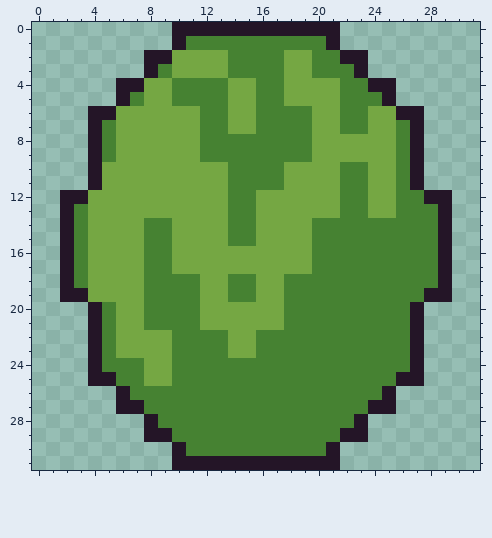
Two states of a pixel-art file, art/fruit/watermelon.aseprite. That is the earlier state.
32x32 pixels, 1 frame.
The result:
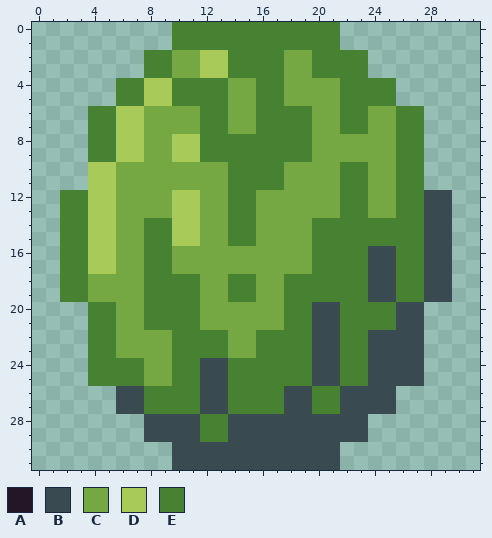
Palette (. is transparent): A #241527  B #394a50  C #75a743  D #a8ca58  E #468232
Diff:
--- layer "Layer 1"
@@ x 0..31 @@
- 0 ..........AAAAAAAAAAAA..........
- 1 ..........AEEEEEEEEEEA..........
- 2 ........AACCCCEEEECCEEAA........
- 3 ........AECCCCEEEECCEEEA........
- 4 ......AACCEEEECCEECCCCEEAA......
- 5 ......AECCEEEECCEECCCCEEEA......
- 6 ....AACCCCCCEECCEEEECCEECCAA....
- 7 ....AECCCCCCEECCEEEECCEECCEA....
- 8 ....AECCCCCCEEEEEEEECCCCCCEA....
- 9 ....AECCCCCCEEEEEEEECCCCCCEA....
-10 ....ACCCCCCCCCEEEECCCCEECCEA....
-11 ....ACCCCCCCCCEEEECCCCEECCEA....
-12 ..AACCCCCCCCCCEECCCCCCEECCEEAA..
-13 ..AECCCCCCCCCCEECCCCCCEECCEEEA..
-14 ..AECCCCEECCCCEECCCCEEEEEEEEEA..
-15 ..AECCCCEECCCCEECCCCEEEEEEEEEA..
-16 ..AECCCCEECCCCCCCCCCEEEEEEEEEA..
-17 ..AECCCCEECCCCCCCCCCEEEEEEEEEA..
-18 ..AECCCCEEEECCEECCEEEEEEEEEEEA..
-19 ..AACCCCEEEECCEECCEEEEEEEEEEAA..
-20 ....AECCEEEECCCCCCEEEEEEEEEA....
-21 ....AECCEEEECCCCCCEEEEEEEEEA....
-22 ....AECCCCEEEECCEEEEEEEEEEEA....
-23 ....AECCCCEEEECCEEEEEEEEEEEA....
-24 ....AEEECCEEEEEEEEEEEEEEEEEA....
-25 ....AAEECCEEEEEEEEEEEEEEEEAA....
-26 ......AEEEEEEEEEEEEEEEEEEA......
-27 ......AAEEEEEEEEEEEEEEEEAA......
-28 ........AEEEEEEEEEEEEEEA........
-29 ........AAEEEEEEEEEEEEAA........
-30 ..........AEEEEEEEEEEA..........
-31 ..........AAAAAAAAAAAA..........
+ 0 ..........EEEEEEEEEEEE..........
+ 1 ..........EEEEEEEEEEEE..........
+ 2 ........EECCDDEEEECCEEEE........
+ 3 ........EECCDDEEEECCEEEE........
+ 4 ......EEDDEEEECCEECCCCEEEE......
+ 5 ......EEDDEEEECCEECCCCEEEE......
+ 6 ....EEDDCCCCEECCEEEECCEECCEE....
+ 7 ....EEDDCCCCEECCEEEECCEECCEE....
+ 8 ....EEDDCCDDEEEEEEEECCCCCCEE....
+ 9 ....EEDDCCDDEEEEEEEECCCCCCEE....
+10 ....DDCCCCCCCCEEEECCCCEECCEE....
+11 ....DDCCCCCCCCEEEECCCCEECCEE....
+12 ..EEDDCCCCDDCCEECCCCCCEECCEEBB..
+13 ..EEDDCCCCDDCCEECCCCCCEECCEEBB..
+14 ..EEDDCCEEDDCCEECCCCEEEEEEEEBB..
+15 ..EEDDCCEEDDCCEECCCCEEEEEEEEBB..
+16 ..EEDDCCEECCCCCCCCCCEEEEBBEEBB..
+17 ..EEDDCCEECCCCCCCCCCEEEEBBEEBB..
+18 ..EECCCCEEEECCEECCEEEEEEBBEEBB..
+19 ..EECCCCEEEECCEECCEEEEEEBBEEBB..
+20 ....EECCEEEECCCCCCEEBBEEEEBB....
+21 ....EECCEEEECCCCCCEEBBEEEEBB....
+22 ....EECCCCEEEECCEEEEBBEEBBBB....
+23 ....EECCCCEEEECCEEEEBBEEBBBB....
+24 ....EEEECCEEBBEEEEEEBBEEBBBB....
+25 ....EEEECCEEBBEEEEEEBBEEBBBB....
+26 ......BBEEEEBBEEEEBBEEBBBB......
+27 ......BBEEEEBBEEEEBBEEBBBB......
+28 ........BBBBEEBBBBBBBBBB........
+29 ........BBBBEEBBBBBBBBBB........
+30 ..........BBBBBBBBBBBB..........
+31 ..........BBBBBBBBBBBB..........
Where, in picture pixels (left, top, right, bottom), the same in both pictures:
changed: (60, 22, 452, 470)
